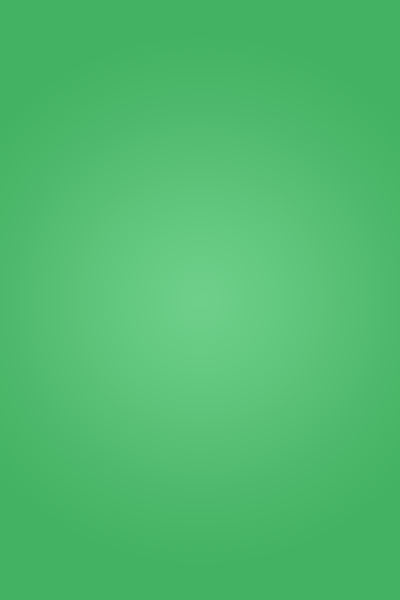
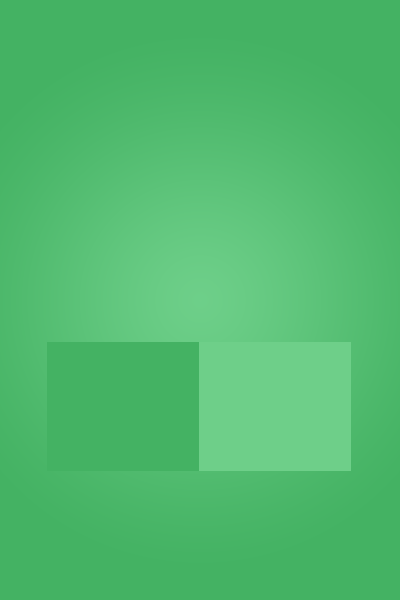
Revision of a layered 400×600 image; what changed, layer by layer:
showed "Rectangle 3 copy 8" (2nd of 2, in "calm"), painted on it over [left=199, top=342, right=351, bottom=471]
showed "Rectangle 3 copy 9" (2nd of 2, in "calm"), painted on it over [left=47, top=342, right=199, bottom=471]
hid group "Sad" (4 layers) over [left=47, top=342, right=351, bottom=471]
hid "Layer 0" over [left=47, top=342, right=351, bottom=471]
